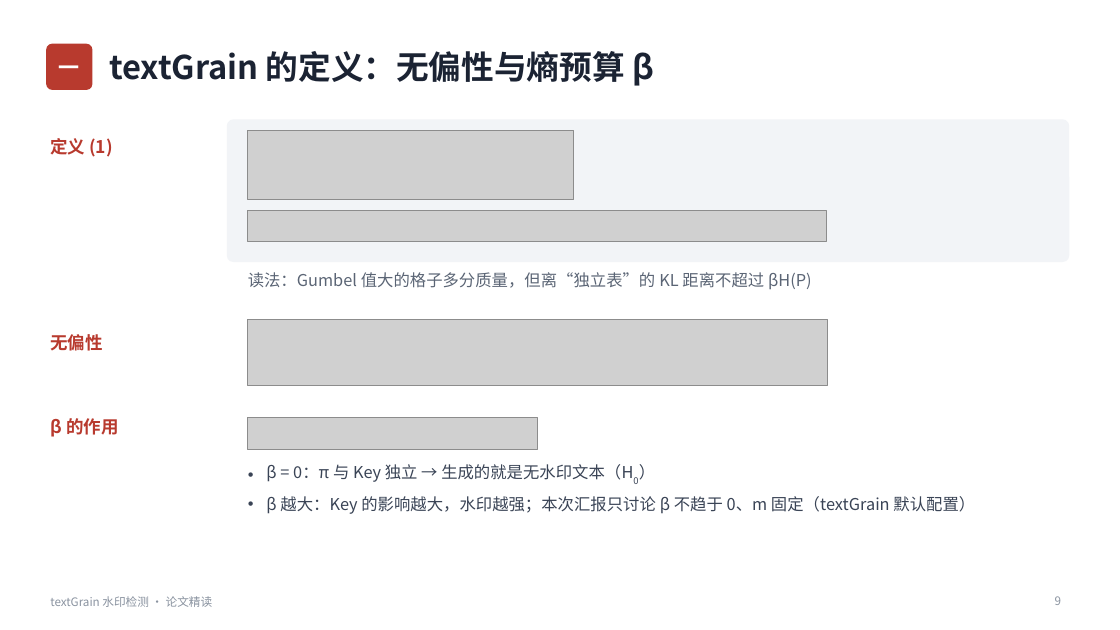
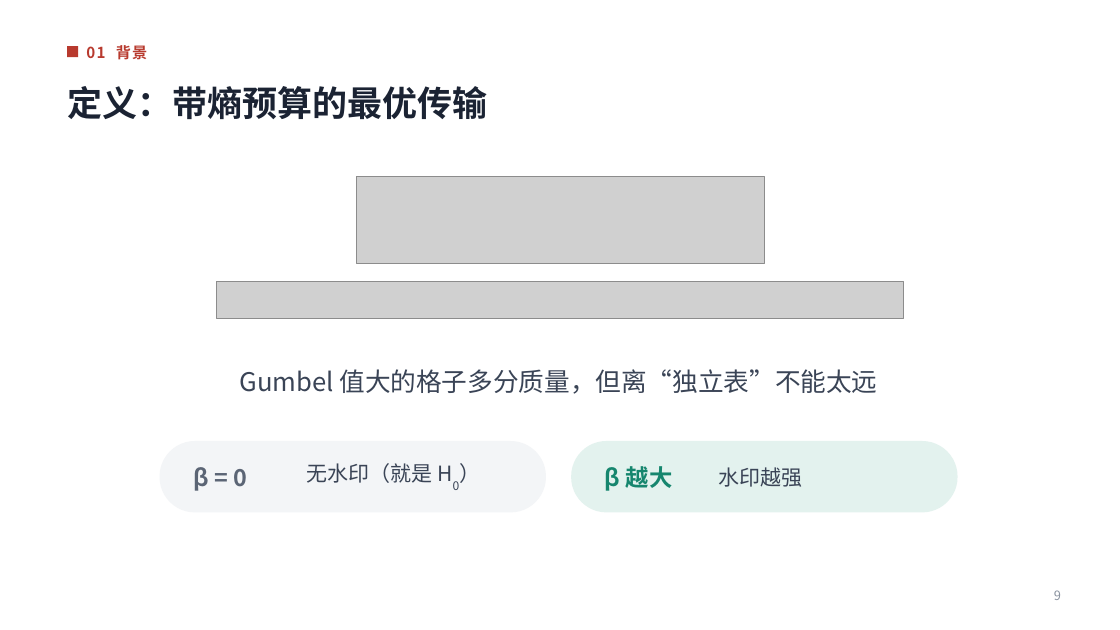
Before and after one commit to huyhoang345txt-arch/ppt, a slide deck: slide 9 of textGrain水印检测_论文精读.pptx. Drawn at 1120x630 pixels with LibreOffice and Linux fonts; fonts in the diff are those of the drawing; grey boxes stand for pictures. Boxes give left, top, right and bottom in pixels: in the first picture for what was removed or moved away, otherwise in the second. Text is boxed around its words. In the diff, an @@ line names an element or a change of style, - is before the commit and + after.

```diff
--- a/textGrain水印检测_论文精读.pptx
+++ b/textGrain水印检测_论文精读.pptx
@@ rounded rectangle removed at (46,44,92,90) @@
-一
@@ rectangle added at (67,46,78,57), fill #B83A2E @@
@@ text added at (86,45,147,60), 13 pt, text #B83A2E, bold @@
+01 背景
@@ title at (67,86,487,119): text changed; size 28 to 30 pt @@
-textGrain 的定义：无偏性与熵预算 β
+定义：带熵预算的最优传输
@@ rounded rectangle removed at (227,119,1070,262) @@
@@ text removed at (50,138,113,157) @@
-定义 (1)
@@ picture: place and size @@
-picture at (248,130,574,200)
+picture at (356,176,764,264)
@@ picture: place and size @@
-picture at (248,210,827,241)
+picture at (217,281,904,318)
@@ picture removed at (248,319,828,386) @@
@@ text removed at (50,334,102,351) @@
-无偏性
@@ text at (240,369,878,394): text changed; size 14 to 22 pt; text colour #5B6575 to #3A4456 @@
-读法：Gumbel 值大的格子多分质量，但离“独立表”的 KL 距离不超过 βH(P)
+Gumbel 值大的格子多分质量，但离“独立表”不能太远
@@ text removed at (50,418,118,437) @@
-β 的作用
@@ picture removed at (248,418,538,450) @@
@@ rounded rectangle added at (160,441,546,513), fill #F3F5F7 @@
@@ rounded rectangle added at (571,441,958,513), fill #E3F2EE @@
@@ text "水印越强" at (718,467,802,487): vertical alignment top to middle @@
@@ text added at (193,467,247,491), 20 pt, text #5B6575, bold @@
+β = 0
@@ text added at (307,463,433,483), 18 pt, text #3A4456 @@
+无水印（就是 H0）
@@ text added at (605,466,673,491), 20 pt, text #16866E, bold @@
+β 越大
@@ text at (718,467,802,487): text changed; size 14 to 18 pt @@
-• β = 0：π 与 Key 独立 → 生成的就是无水印文本（H0）
-• β 越大：Key 的影响越大，水印越强；本次汇报只讨论 β 不趋于 0、m 固定（textGrain 默认配置）
+水印越强
@@ text removed at (50,596,213,607) @@
-textGrain 水印检测 · 论文精读
@@ page number at (1054,590,1061,600): size 10 to 11 pt @@
```
Also in this commit, not shown: 24 other slides changed, 6 slides added, 6 slides removed.
